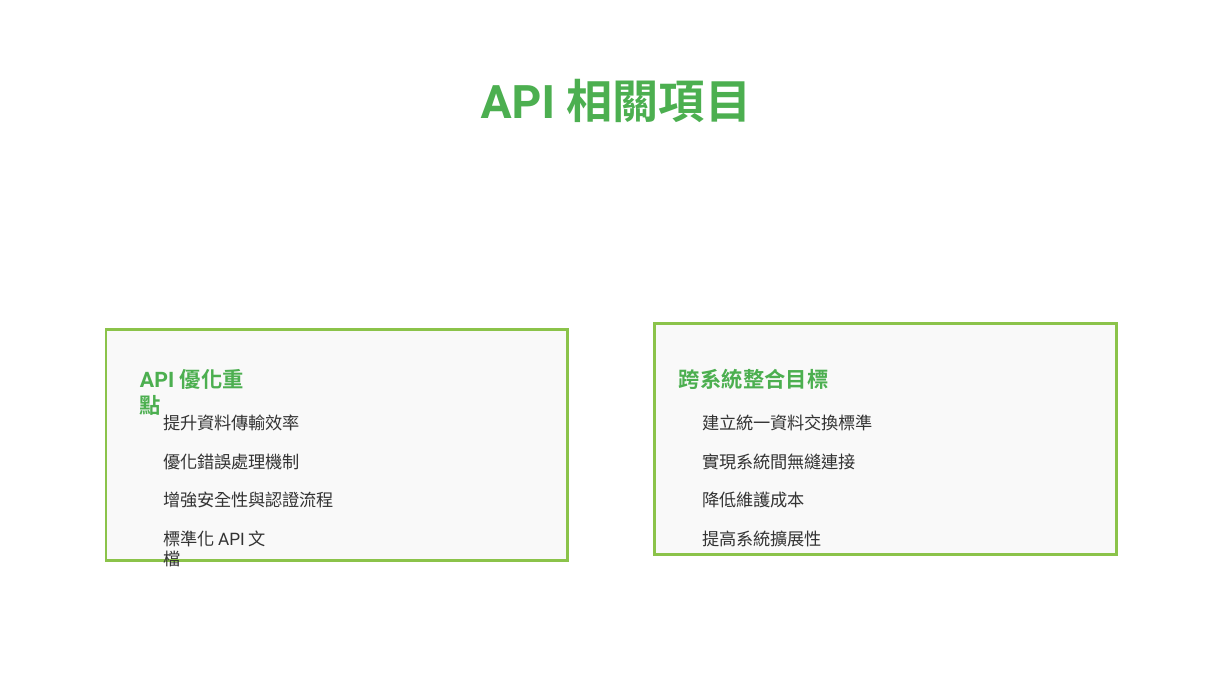
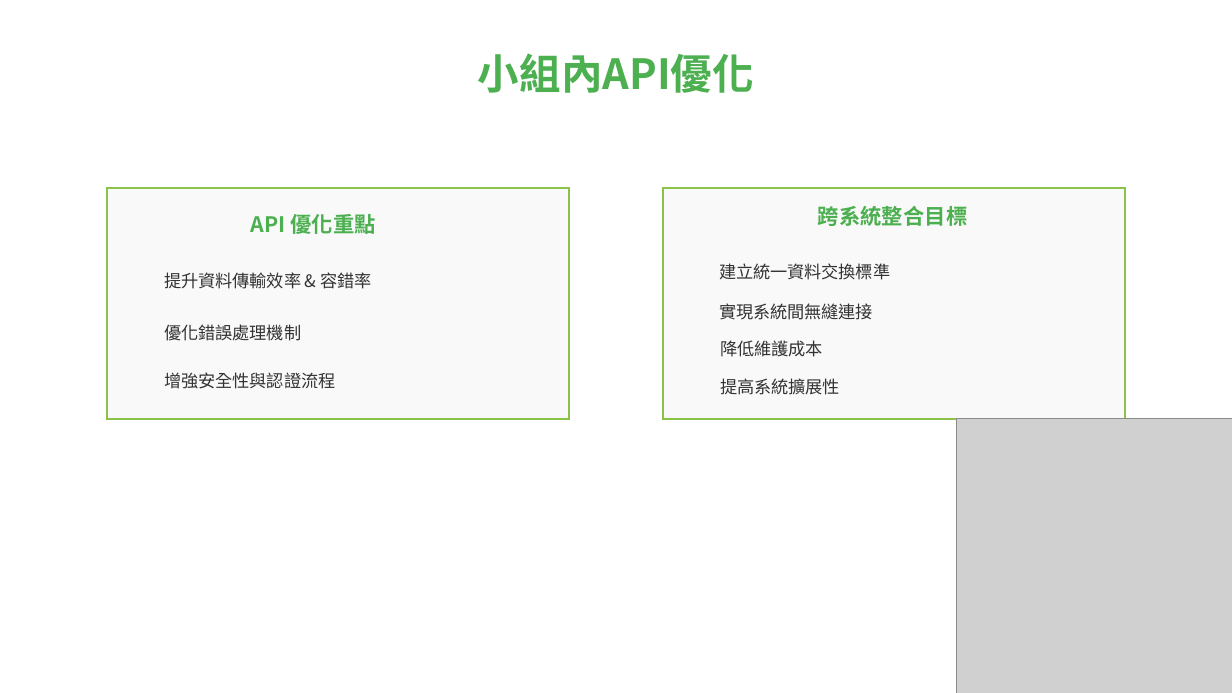
Before and after one commit to xiaLotus/difficult_point_exe, a slide deck: slide 11 of 中控警醒.pptx (slide 9 before the commit). Drawn at 1232x693 pixels with LibreOffice and Linux fonts; fonts in the diff are those of the drawing; grey boxes stand for pictures. Boxes give left, top, right and bottom in pixels: in the first picture for what was removed or moved away, otherwise in the second. Text is boxed around its words. In the diff, an @@ line names an element or a change of style, - is before the commit and + after.

```diff
--- a/中控警醒.pptx
+++ b/中控警醒.pptx
@@ text added at box(478, 53, 754, 93), 32.4 pt, text #4CAF50, bold @@
+小組內API優化
@@ title removed at box(481, 78, 752, 122) @@
-API 相關項目
@@ rectangle: place and size @@
-rectangle at box(106, 329, 568, 560)
+rectangle at box(107, 188, 569, 419)
@@ text "API 優化重點": place and size @@
-text "API 優化重點" at box(140, 369, 244, 419)
+text "API 優化重點" at box(251, 214, 377, 234)
@@ rectangle: place and size @@
-rectangle at box(654, 323, 1116, 555)
+rectangle at box(663, 188, 1125, 419)
@@ font Roboto to Noto Sans CJK JP in 8 elements at box(164, 372, 335, 389), box(164, 324, 301, 341), box(719, 303, 873, 320), box(719, 263, 890, 280), box(720, 340, 823, 357), box(720, 378, 840, 395), box(251, 214, 377, 234), box(818, 206, 968, 226) @@
@@ text "跨系統整合目標": place and size @@
-text "跨系統整合目標" at box(679, 369, 829, 389)
+text "跨系統整合目標" at box(818, 206, 968, 226)
@@ text "建立統一資料交換標準": place and size @@
-text "建立統一資料交換標準" at box(702, 414, 873, 431)
+text "建立統一資料交換標準" at box(719, 263, 890, 280)
@@ text at box(164, 272, 371, 289): text changed; font Roboto to Noto Sans CJK JP @@
-提升資料傳輸效率
+提升資料傳輸效率 & 容錯率
@@ text "實現系統間無縫連接": place and size @@
-text "實現系統間無縫連接" at box(702, 453, 856, 470)
+text "實現系統間無縫連接" at box(719, 303, 873, 320)
@@ text "優化錯誤處理機制": place and size @@
-text "優化錯誤處理機制" at box(163, 453, 300, 470)
+text "優化錯誤處理機制" at box(164, 324, 301, 341)
@@ text "降低維護成本": place and size @@
-text "降低維護成本" at box(702, 491, 805, 508)
+text "降低維護成本" at box(720, 340, 823, 357)
@@ text "增強安全性與認證流程": place and size @@
-text "增強安全性與認證流程" at box(163, 491, 334, 508)
+text "增強安全性與認證流程" at box(164, 372, 335, 389)
@@ text "提高系統擴展性": place and size @@
-text "提高系統擴展性" at box(702, 530, 822, 547)
+text "提高系統擴展性" at box(720, 378, 840, 395)
@@ picture added at box(957, 419, 1232, 693) @@
@@ text removed at box(163, 530, 266, 566) @@
-標準化 API 文檔
```
Also in this commit, not shown: 4 other slides changed, 2 slides added, 1 slide removed.
